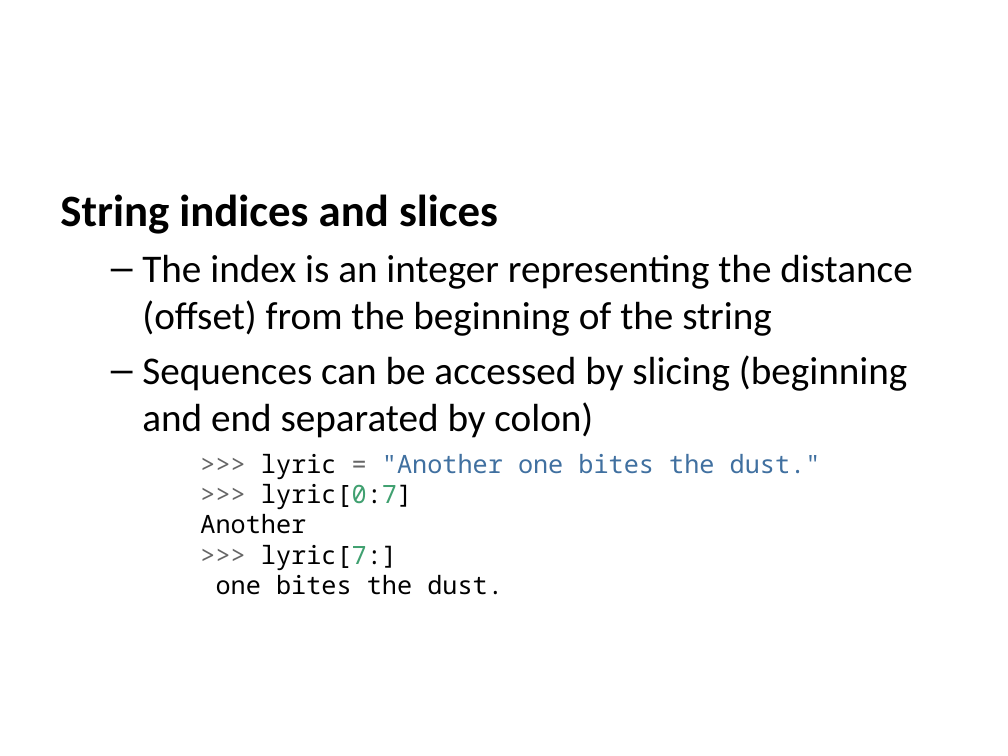
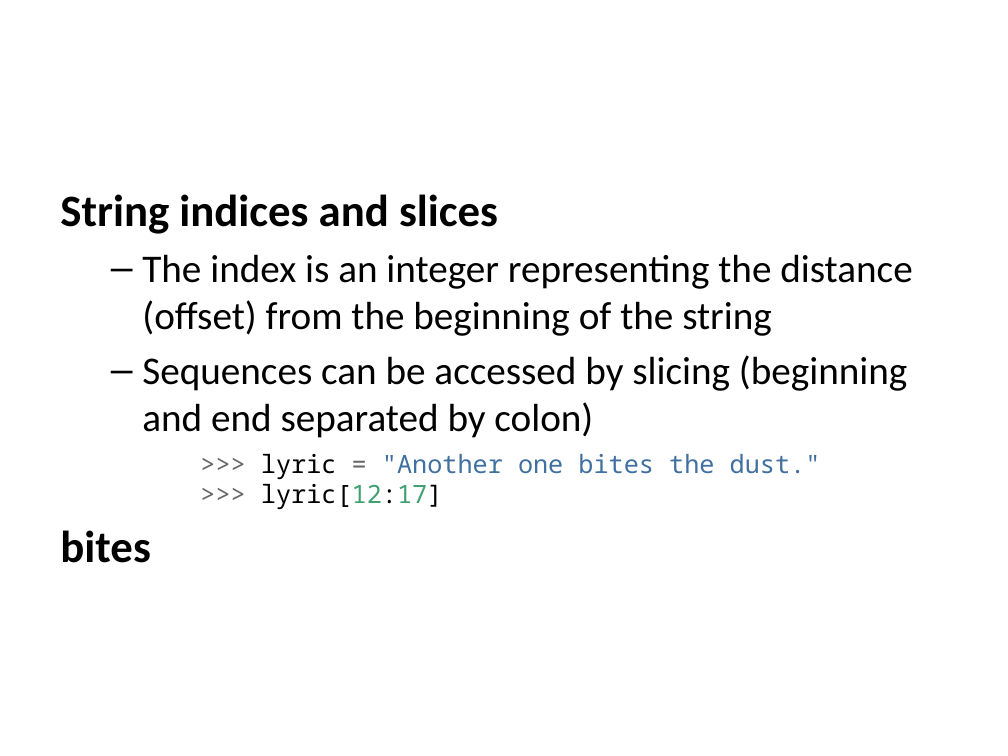
Before and after one commit to edsu/inst326, a slide deck: slide 10 of modules/module03/slides.pptx. Drawn at 1008x756 pixels with LibreOffice and Linux fonts; fonts in the diff are those of the drawing. Boxes give left, top, right and bottom in pixels: in the first picture for what was removed or moved away, otherwise in the second. Text is boxed around its words. In the diff, an @@ line names an element or a change of style, - is before the commit and + after.

```diff
--- a/modules/module03/slides.pptx
+++ b/modules/module03/slides.pptx
@@ text at (60,454,821,563): text changed; text colour #000000 to #4070A0 @@
->>> lyric = "Another one bites the dust."
->>> lyric[0:7]
-Another
->>> lyric[7:]
-one bites the dust.
+>>> lyric = "Another one bites the dust."
+>>> lyric[12:17]
+bites
```
Also in this commit, not shown: 7 other slides changed, 2 other files.
